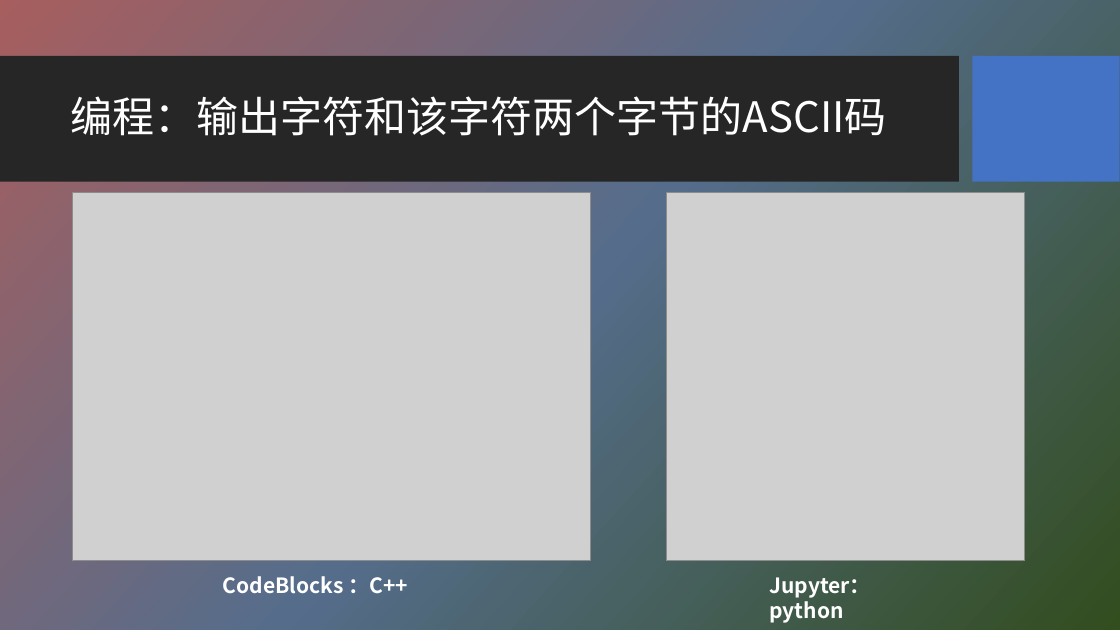
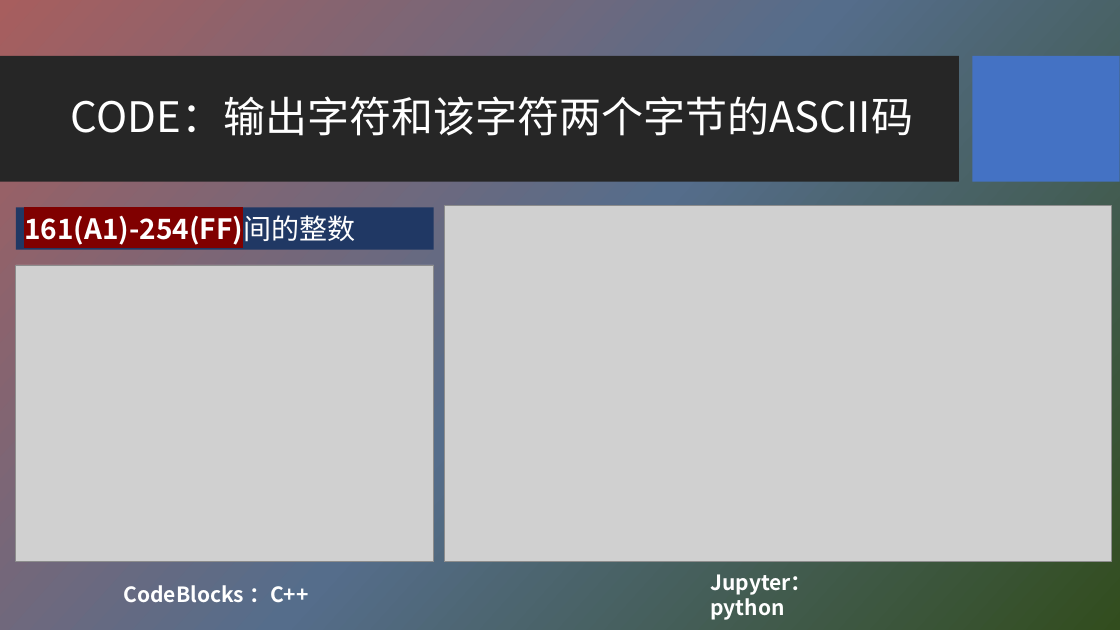
Before and after one commit to HBU/NLP_PPT, a slide deck: slide 7 of PPT-2020/ch06 字符编码与字频统计.pptx. Drawn at 1120x630 pixels with LibreOffice and Linux fonts; fonts in the diff are those of the drawing; grey boxes stand for pictures; background and template pictures are left out. Boxes give left, top, right and bottom in pixels: in the first picture for what was removed or moved away, otherwise in the second. Text is boxed around its words. In the diff, an @@ line names an element or a change of style, - is before the commit and + after.

```diff
--- a/PPT-2020/ch06 字符编码与字频统计.pptx
+++ b/PPT-2020/ch06 字符编码与字频统计.pptx
@@ title at [71, 96, 913, 136]: text changed @@
-编程：输出字符和该字符两个字节的ASCII码
+CODE：输出字符和该字符两个字节的ASCII码
@@ rectangle added at [16, 208, 434, 250], fill #203864, 24 pt, text #FFFFFF, bold @@
+161(A1)-254(FF)间的整数
@@ picture: place and size @@
-picture at [666, 192, 1025, 560]
+picture at [444, 206, 1112, 562]
@@ picture: place and size @@
-picture at [72, 192, 591, 560]
+picture at [16, 265, 434, 561]
@@ text "Jupyter：python": place and size @@
-text "Jupyter：python" at [769, 577, 871, 623]
+text "Jupyter：python" at [710, 574, 812, 620]
@@ text "CodeBlocks ：C++": place and size @@
-text "CodeBlocks ：C++" at [223, 576, 408, 594]
+text "CodeBlocks ：C++" at [123, 585, 309, 603]
```
Also in this commit, not shown: 27 other slides changed, 3 slides added.
